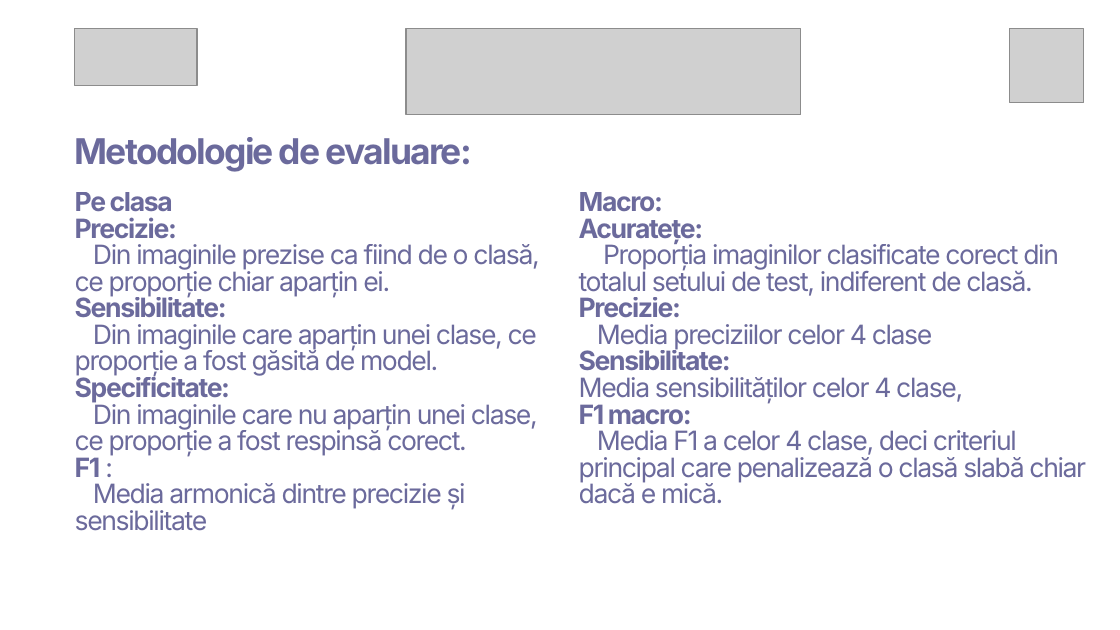
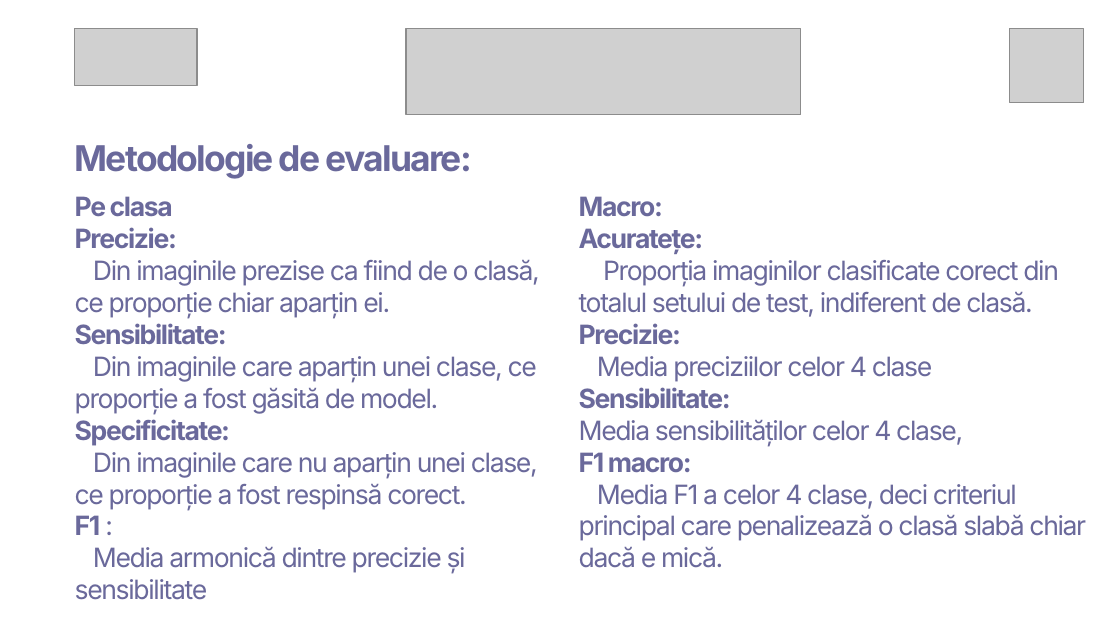
Before and after one commit to Sstar7-UNI/NeuroLens, a slide deck: slide 15 of Hritcu_Condrea.pptx (slide 14 before the commit). Drawn at 1120x630 pixels with LibreOffice and Linux fonts; fonts in the diff are those of the drawing; grey boxes stand for pictures. Boxes give left, top, right and bottom in pixels: in the first picture for what was removed or moved away, otherwise in the second. Text is boxed around its words. In the diff, an @@ line names an element or a change of style, - is before the commit and + after.

```diff
--- a/Hritcu_Condrea.pptx
+++ b/Hritcu_Condrea.pptx
@@ text "Metodologie de evaluare:" at bbox=[75, 144, 472, 179]: line spacing 22.8pt to 1 @@
@@ text "Pe clasa" at bbox=[75, 196, 539, 600]: line spacing 17.1pt to 1 @@
@@ text "Macro:" at bbox=[579, 196, 1086, 568]: line spacing 17.1pt to 1 @@
```
Also in this commit, not shown: 16 other slides changed, 1 slide added.
